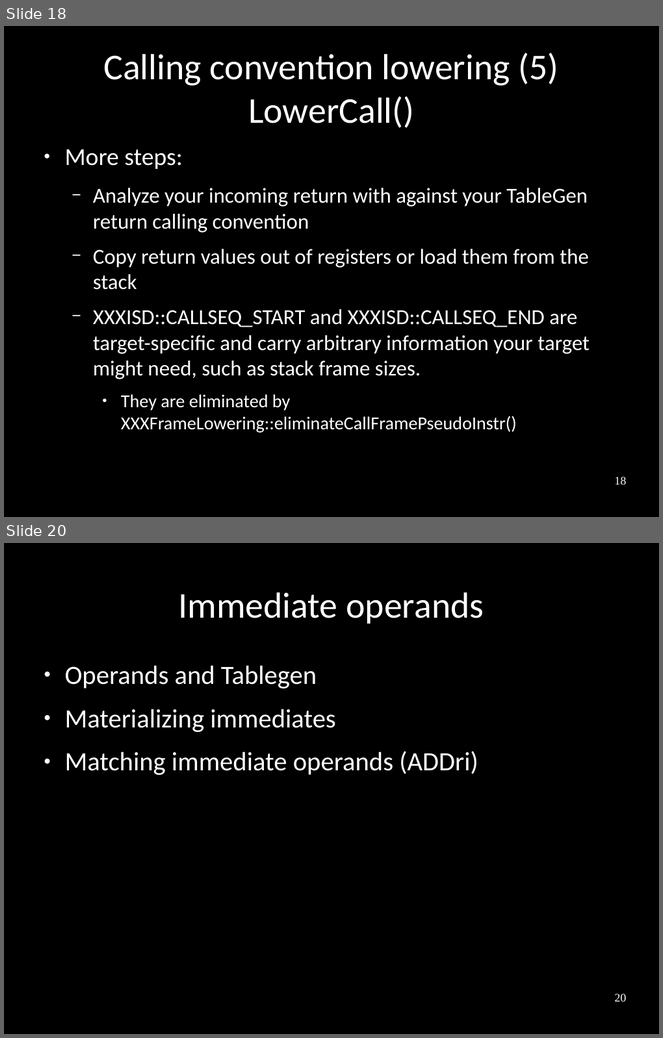
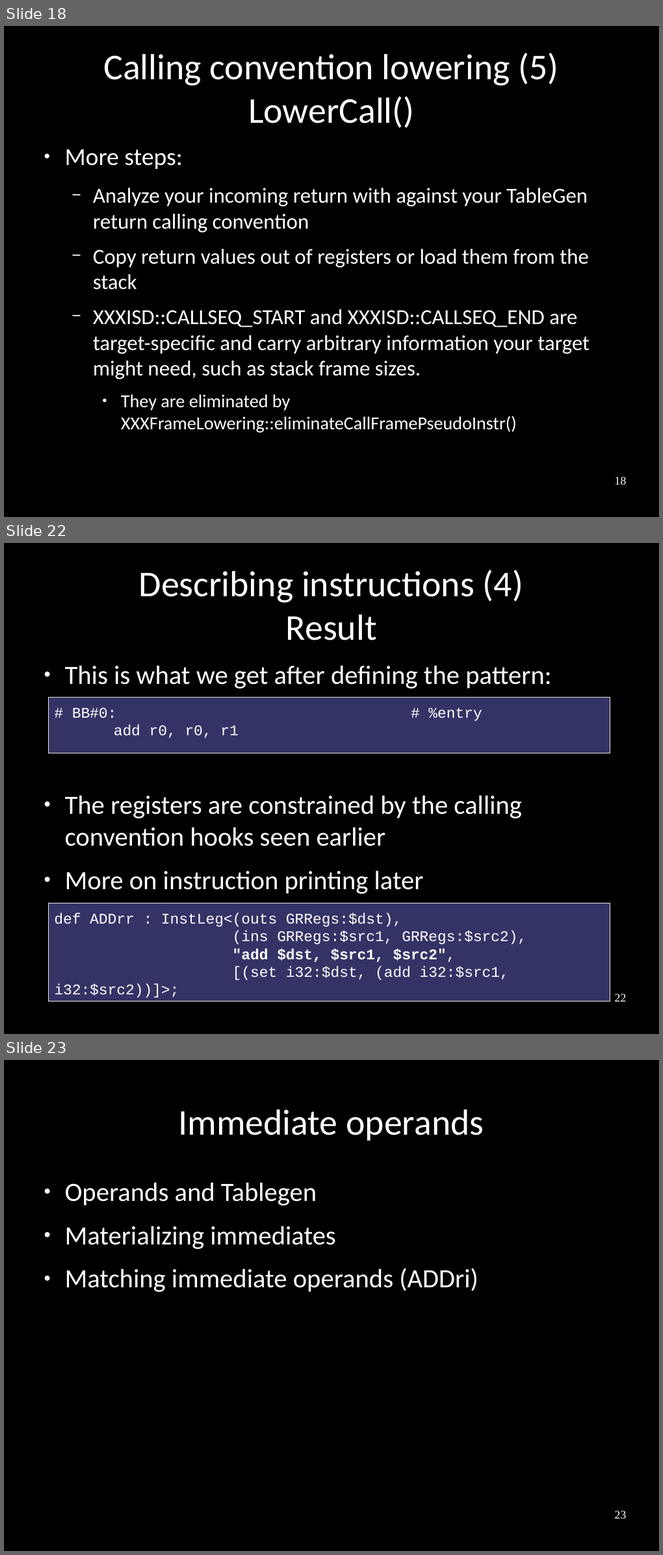
Before and after one commit to frasercrmck/llvm-leg, a slide deck: docs/Codeplay/Slides.odp. Shown one above the other, each under a label of ours: slides 18 and 20 before the commit, slides 18, 22 and 23 after it; the slides between them are not shown. The pictures are 663x1038 and 663x1555 pixels, drawn with LibreOffice and Linux fonts; fonts in the diff are those of the drawing. Boxes give left, top, right and bottom in pixels: in the first picture for what was removed or moved away, otherwise in the second. Text is boxed around its words. In the diff, an @@ line names an element or a change of style, - is before the commit and + after.

Commit message:
Describe simple instructions.

```diff
--- a/docs/Codeplay/Slides.odp
+++ b/docs/Codeplay/Slides.odp
@@ slide 22 added at box(4, 543, 659, 1034), background #000000 @@
@@ title added at box(139, 570, 523, 641), 44 pt, text #FFFFFF @@
+Describing instructions (4)
+Result
@@ text added at box(65, 665, 551, 894), 32 pt, text #FFFFFF @@
+● This is what we get after defining the pattern:
+● The registers are constrained by the calling convention hooks seen earlier
+● More on instruction printing later
@@ rectangle added at box(49, 698, 610, 754), fill #333366, outline #E6E6E6 0 pt, 18 pt, text #FFFFFF @@
+# BB#0: # %entry
+add r0, r0, r1
@@ rectangle added at box(49, 903, 610, 1001), fill #333366, outline #E6E6E6 0 pt, 18 pt, text #FFFFFF @@
+def ADDrr : InstLeg<(outs GRRegs:$dst),
+(ins GRRegs:$src1, GRRegs:$src2),
+"add $dst, $src1, $src2",
+[(set i32:$dst, (add i32:$src1, i32:$src2))]>;
@@ page number added at box(615, 994, 627, 1002), 14 pt, text #FFFFFF @@
+22
@@ what was slide 20 is now slide 23 @@
@@ page number at box(615, 1511, 627, 1519): text changed @@
-20
+23
```
Also in this commit, not shown: 15 slides changed, 3 other slides added, 1 slide removed.
